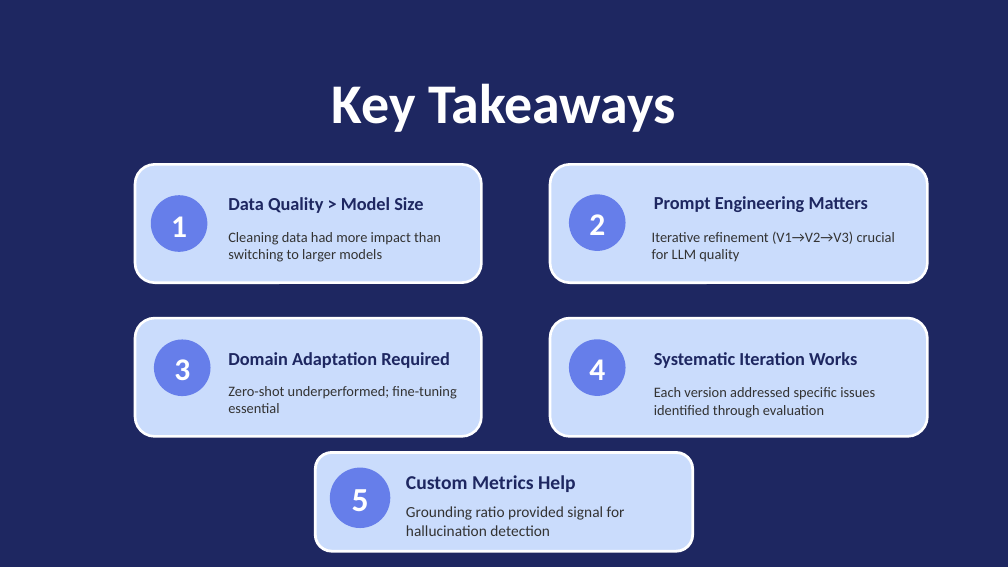
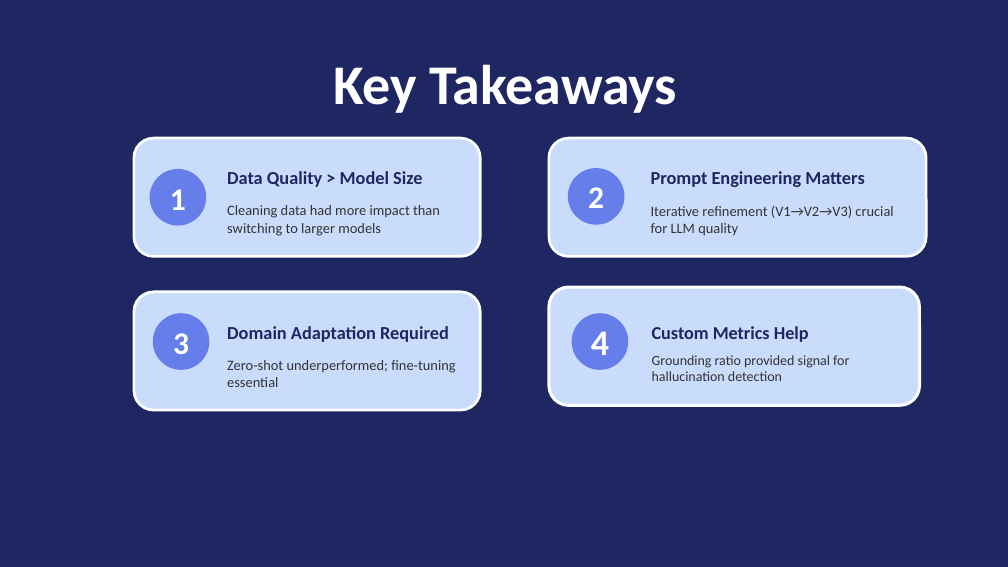
Before and after one commit to marcosfsousa/project-ironhack-automated-customer-reviews, a slide deck: slide 11 of deliverables/G8 - Automated Customer Reviews - Presentation.pptx. Drawn at 1008x567 pixels with LibreOffice and Linux fonts; fonts in the diff are those of the drawing. Boxes give left, top, right and bottom in pixels: in the first picture for what was removed or moved away, otherwise in the second. Text is boxed around its words. In the diff, an @@ line names an element or a change of style, - is before the commit and + after.

Commit message:
updating final version of presentation .pptx

```diff
--- a/deliverables/G8 - Automated Customer Reviews - Presentation.pptx
+++ b/deliverables/G8 - Automated Customer Reviews - Presentation.pptx
@@ text "Key Takeaways": place and size @@
-text "Key Takeaways" at [332,83,676,132]
+text "Key Takeaways" at [333,64,677,113]
@@ 7 texts, 3 rounded rectangles, 3 ellipses: place and size @@
-7 texts, 3 rounded rectangles, 3 ellipses at [135,164,927,436]
+7 texts, 3 rounded rectangles, 3 ellipses at [134,138,926,410]
@@ text "Data Quality > Model Size": place and size @@
-text "Data Quality > Model Size" at [228,197,423,213]
+text "Data Quality > Model Size" at [227,171,422,187]
@@ text "Prompt Engineering Matters": place and size @@
-text "Prompt Engineering Matters" at [654,196,868,212]
+text "Prompt Engineering Matters" at [651,171,864,187]
@@ rounded rectangle: place and size @@
-rounded rectangle at [550,319,927,436]
+rounded rectangle at [549,287,920,405]
@@ rounded rectangle at [549,287,920,405]: outline #FFFFFF 1.87 pt to #FFFFFF 2.14 pt @@
@@ ellipse: place and size @@
-ellipse at [569,340,625,396]
+ellipse at [572,313,628,370]
@@ text "4": place and size @@
-text "4" at [589,359,605,380]
+text "4" at [591,331,609,355]
@@ text "4" at [591,331,609,355]: size 22.4 to 25.7 pt @@
@@ text "Custom Metrics Help": place and size @@
-text "Custom Metrics Help" at [406,475,576,492]
+text "Custom Metrics Help" at [652,326,809,342]
@@ text "Custom Metrics Help" at [652,326,809,342]: size 14 to 13 pt @@
@@ text "Grounding ratio provided signal for ...": place and size @@
-text "Grounding ratio provided signal for ..." at [406,506,625,536]
+text "Grounding ratio provided signal for ..." at [652,355,849,381]
@@ text "Grounding ratio provided signal for ..." at [652,355,849,381]: size 11 to 10 pt @@
@@ text removed at [654,352,857,368] @@
-Systematic Iteration Works
@@ text removed at [654,387,875,418] @@
-Each version addressed specific issues identified through evaluation
@@ rounded rectangle removed at [316,453,692,551] @@
@@ ellipse removed at [330,468,390,528] @@
@@ text removed at [352,489,369,511] @@
-5
```
Also in this commit, not shown: 7 other slides changed, 2 slides added, 1 slide removed.
